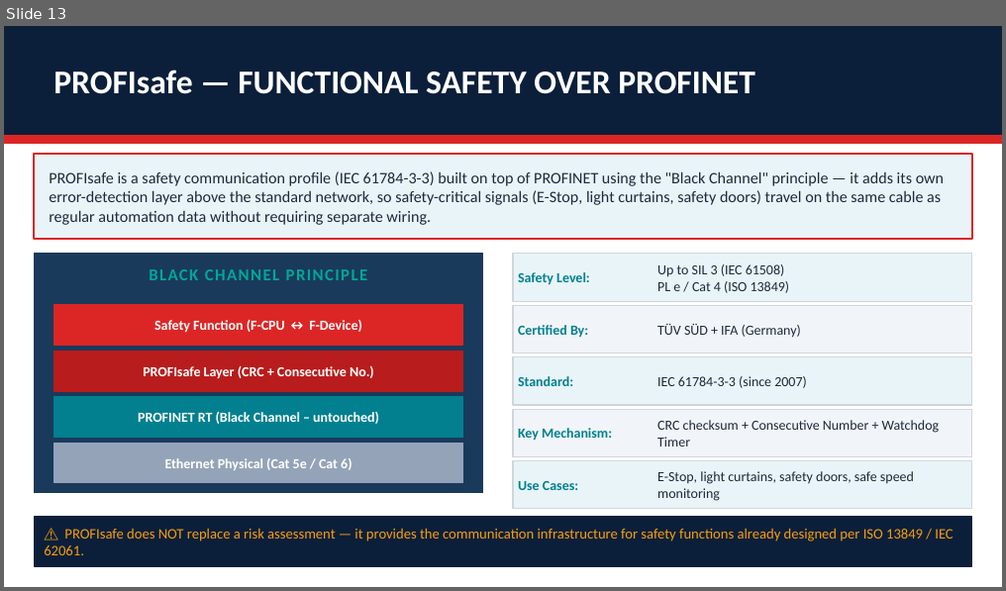
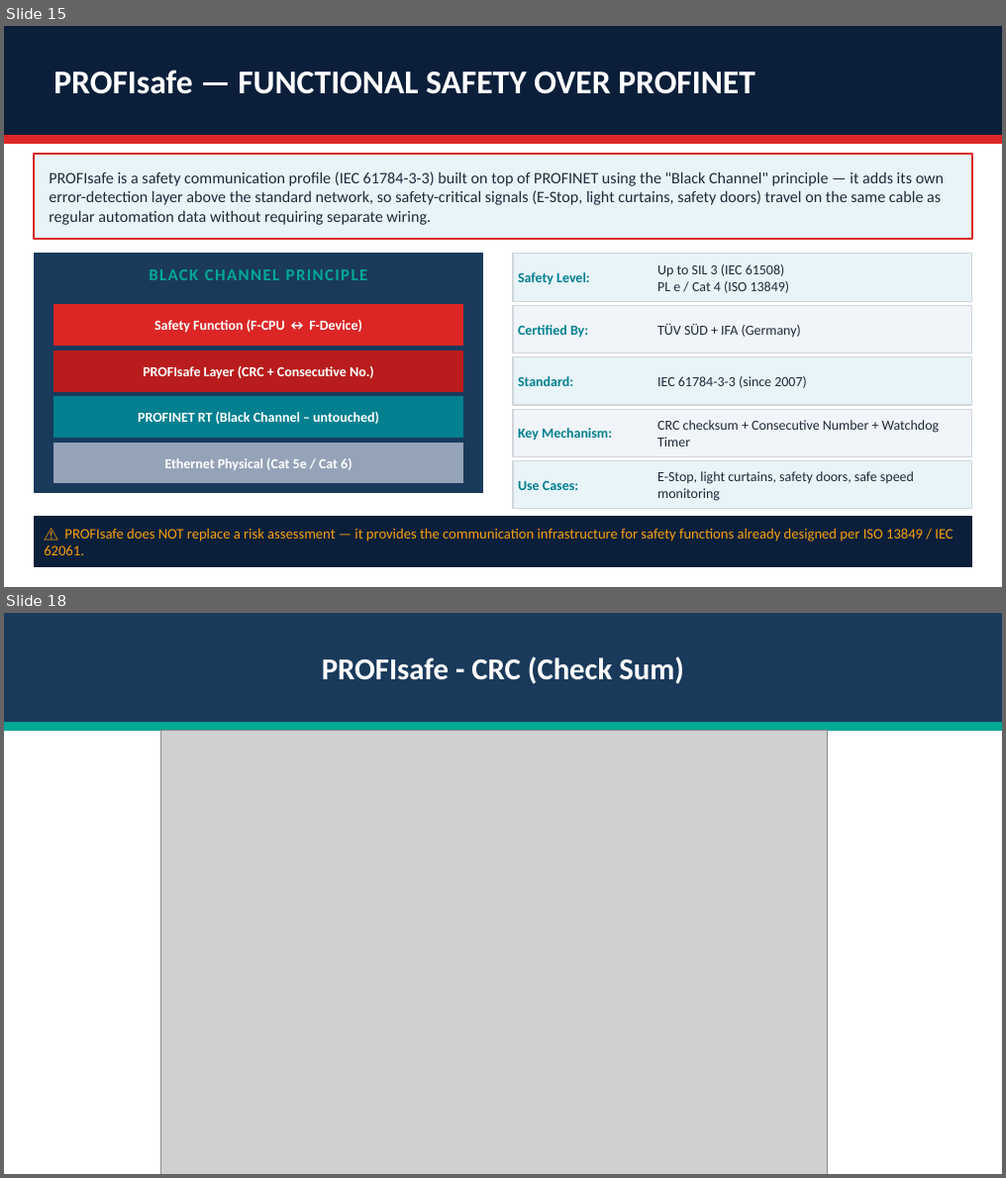
Before and after one commit to MoAbdoHSHL/Hardware-Engineering-Gr_A3, a slide deck: PROFINET_Protocol_Complete.pptx. Shown one above the other, each under a label of ours: slide 13 before the commit, slides 15 and 18 after it; the slides between them are not shown. The pictures are 1006x591 and 1006x1178 pixels, drawn with LibreOffice and Linux fonts; fonts in the diff are those of the drawing; grey boxes stand for pictures. Boxes give left, top, right and bottom in pixels: in the first picture for what was removed or moved away, otherwise in the second. Text is boxed around its words. In the diff, an @@ line names an element or a change of style, - is before the commit and + after.

```diff
--- a/PROFINET_Protocol_Complete.pptx
+++ b/PROFINET_Protocol_Complete.pptx
@@ slide 18 added at (4,613,1002,1174), background #FFFFFF @@
@@ rectangle added at (4,613,1002,723), fill #1A3A5C, outline #1A3A5C 1 pt @@
@@ text added at (322,657,684,684), 22 pt, text #FFFFFF, bold @@
+PROFIsafe - CRC (Check Sum)
@@ rectangle added at (4,723,1002,730), fill #00A896, outline #00A896 1 pt @@
@@ picture added at (160,731,828,1174) @@
@@ what was slide 13 is now slide 15 @@
```
Also in this commit, not shown: 8 other slides added, 1 slide removed, 20 other files.
